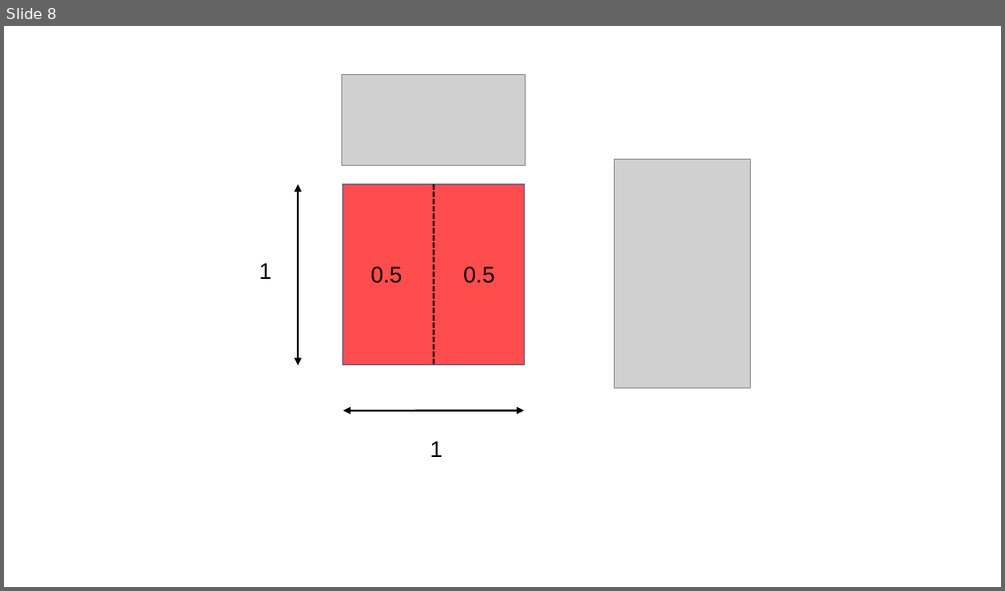
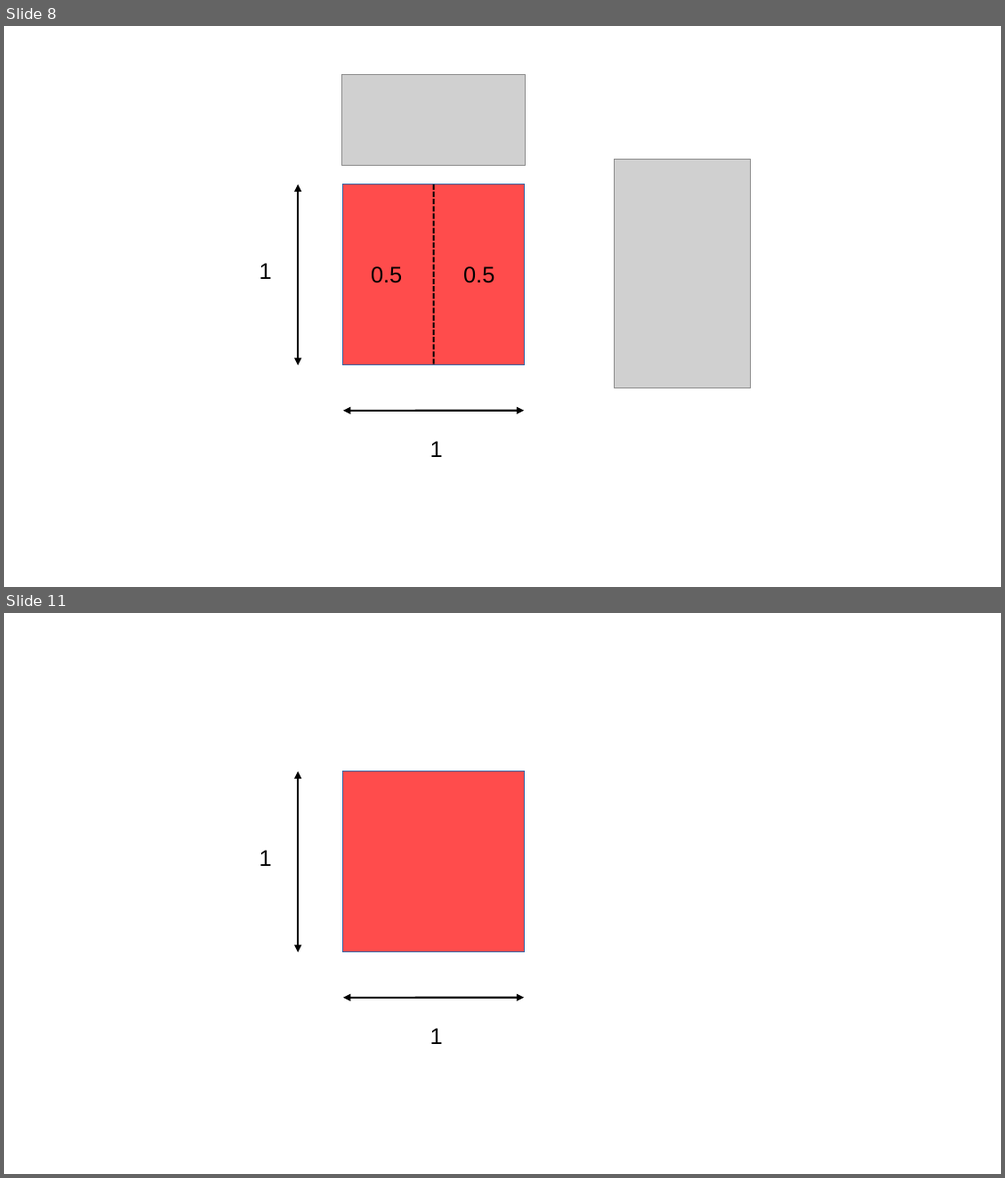
Before and after one commit to andrewheiss/evalsp23.classes.andrewheiss.com, a slide deck: docs/slides/img/schemes.odp. Shown one above the other, each under a label of ours: slide 8 before the commit, slides 8 and 11 after it; the slides between them are not shown. The pictures are 1005x591 and 1005x1178 pixels, drawn with LibreOffice and Linux fonts; fonts in the diff are those of the drawing; grey boxes stand for pictures. Boxes give left, top, right and bottom in pixels: in the first picture for what was removed or moved away, otherwise in the second. Text is boxed around its words. In the diff, an @@ line names an element or a change of style, - is before the commit and + after.

```diff
--- a/docs/slides/img/schemes.odp
+++ b/docs/slides/img/schemes.odp
@@ slide 11 added at (x1=4, y1=613, x2=1001, y2=1174), background #FFFFFF @@
@@ double arrow added from (298, 771) to (298, 952), #000000 1.45 pt @@
@@ rectangle added at (x1=343, y1=771, x2=524, y2=952), fill #FF0000 at 70% opacity, outline #3465A4 0 pt @@
@@ text added at (x1=259, y1=850, x2=272, y2=866), 18 pt, text #000000 @@
+1
@@ double arrow added from (524, 997) to (343, 997), #000000 1.45 pt @@
@@ text added at (x1=430, y1=1028, x2=443, y2=1044), 18 pt, text #000000 @@
+1
```
Also in this commit, not shown: 1 slide changed, 1 other slide added, 31 other files.
